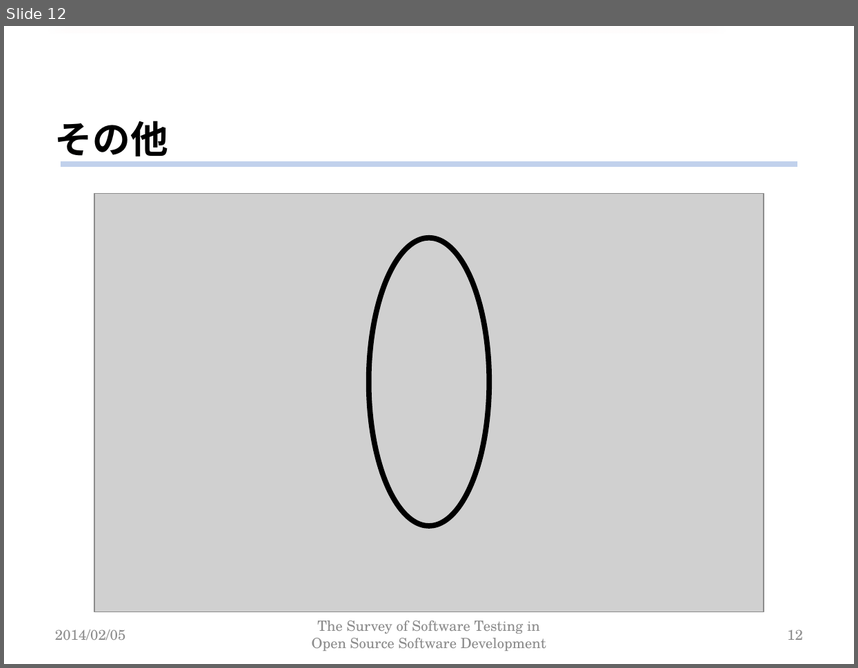
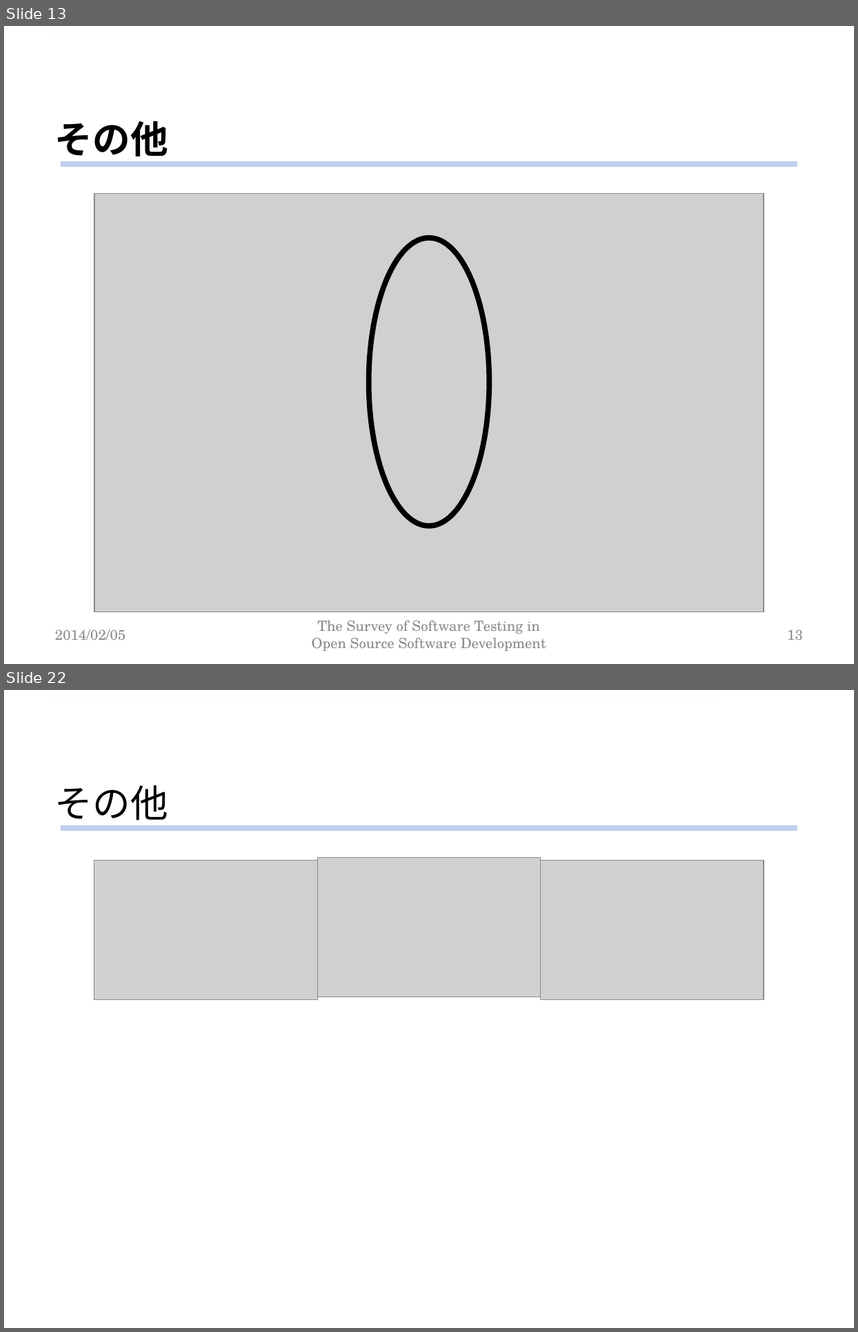
Before and after one commit to keimatsui/kadai, a slide deck: 卒業論文/2012/清水竜吾/卒業論文発表資料.pptx. Shown one above the other, each under a label of ours: slide 12 before the commit, slides 13 and 22 after it; the slides between them are not shown. The pictures are 858x668 and 858x1332 pixels, drawn with LibreOffice and Linux fonts; fonts in the diff are those of the drawing; grey boxes stand for pictures; background and template pictures are left out. Boxes give left, top, right and bottom in pixels: in the first picture for what was removed or moved away, otherwise in the second. Text is boxed around its words. In the diff, an @@ line names an element or a change of style, - is before the commit and + after.

```diff
--- a/卒業論文/2012/清水竜吾/卒業論文発表資料.pptx
+++ b/卒業論文/2012/清水竜吾/卒業論文発表資料.pptx
@@ slide 22 added at (4,690,854,1328), background #FFFFFF @@
@@ text added at (55,785,168,827), 32 pt, text #000000 @@
+その他
@@ line added from (61, 828) to (797, 828), #C2D1ED 5 pt @@
@@ picture added at (94,860,317,999) @@
@@ picture added at (318,858,540,997) @@
@@ picture added at (540,860,763,999) @@
@@ what was slide 12 is now slide 13 @@
@@ page number at (787,629,803,639): text changed @@
-12
+13
```
Also in this commit, not shown: 1 slide changed, 7 other slides added, 3 other files.
